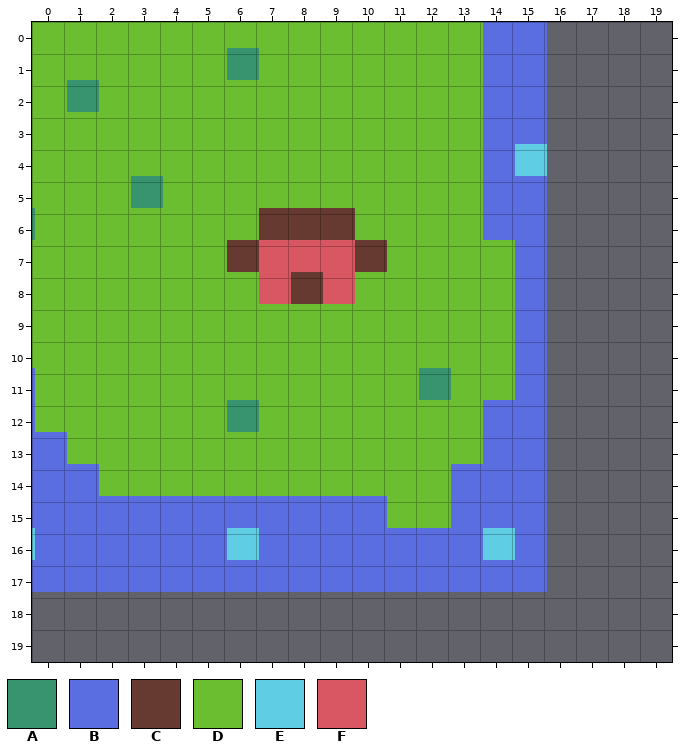
Level history. Tiled map: Assets/tilemaps/first_draft.tmx. The picture above is the old version.
Cells are 16x16 px. Shown: x 0..19, y 0..19. Layer "Tile Layer 1" is drawn -62,-35 px off the grid.
Key: from "spritesheet": A 2, B 3, C 7, D 8, E 10, F 14.
_ is an empty cell.
Layer "Tile Layer 1" before, first column x 0:
 0 BBBBEBBBBBBBBBBBBBBB
 1 BBBBBBBBBBBBDDDDDBBE
 2 BBBDDDDDDDDDDDDDDDBB
 3 BBDDDDDDDDADDDDDDDBB
 4 BBDDDADDDDDDDDDDDDBB
 5 BDDDDDDDDDDDDDDDDDBB
 6 BDDDDDDDDDDDDDDDDDBE
 7 BDDDDDDADDDDDDDDDDBB
 8 BDDADDDDDDDCCCDDDDBB
 9 BDDDDDDDDDCFFFCDDDDB
10 BBDDDDDDDDDFCFDDDDDB
11 BBDDDDDDDDDDDDDDDDDB
12 BBBDDDDDDDDDDDDDDDDB
13 BBBBDDDDDDDDDDDDADDB
14 BBBBDDDDDDADDDDDDDBB
15 BBEBBDDDDDDDDDDDDDBB
16 BBBBBBDDDDDDDDDDDBBB
17 BBBBBBBBBBBBBBBDDBBB
18 BBBEBBBBBBEBBBBBBBEB
19 BBBBBBBBBBBBBBBBBBBB
After the commit:
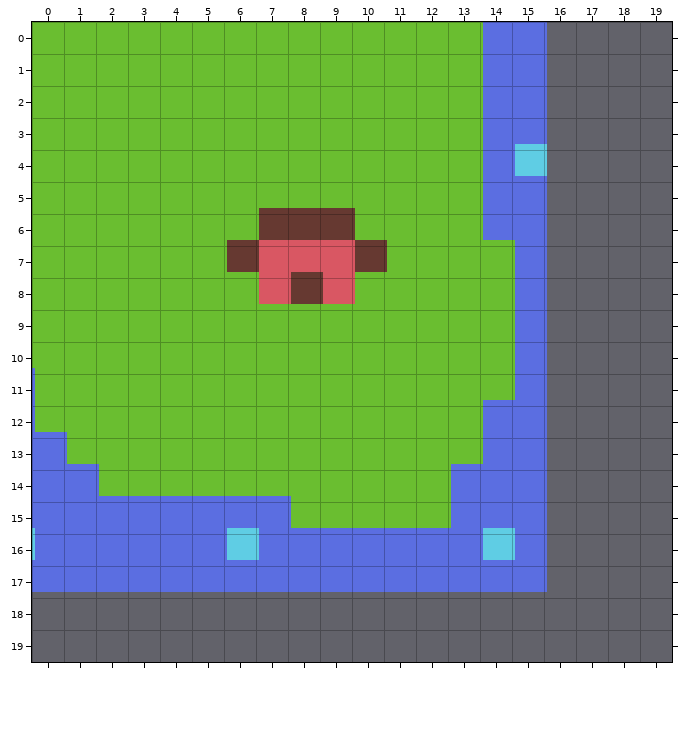
The edit:
Layer "Tile Layer 1":
The author changed tile A to tile D in row 3 at x 10; in row 4 at x 5; in row 7 at x 7; in row 8 at x 3; in row 13 at x 16; in row 14 at x 10.
The author changed tile B to tile D in row 17 at x 12 to 14.
Boxes around the changes in both pictures, in picture pixels (x1, y1, x2, y2):
changed: (227, 48, 259, 80)
changed: (67, 80, 99, 112)
changed: (131, 176, 163, 208)
changed: (32, 208, 35, 240)
changed: (419, 368, 451, 400)
changed: (227, 400, 259, 432)
changed: (291, 496, 387, 528)
